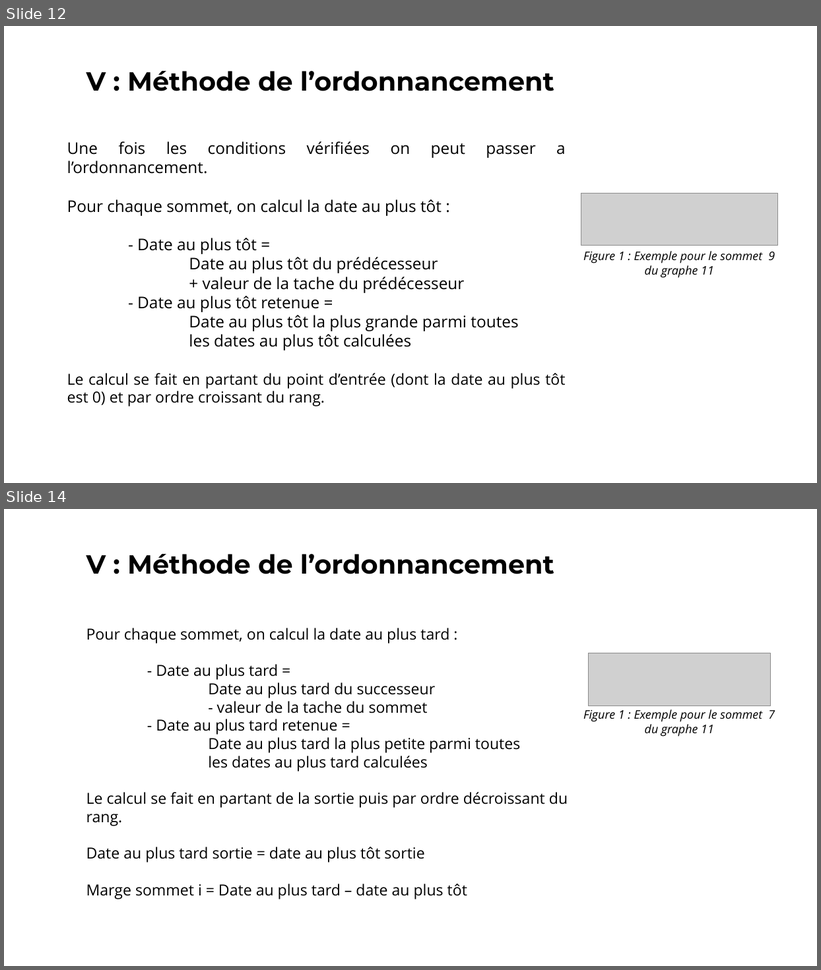
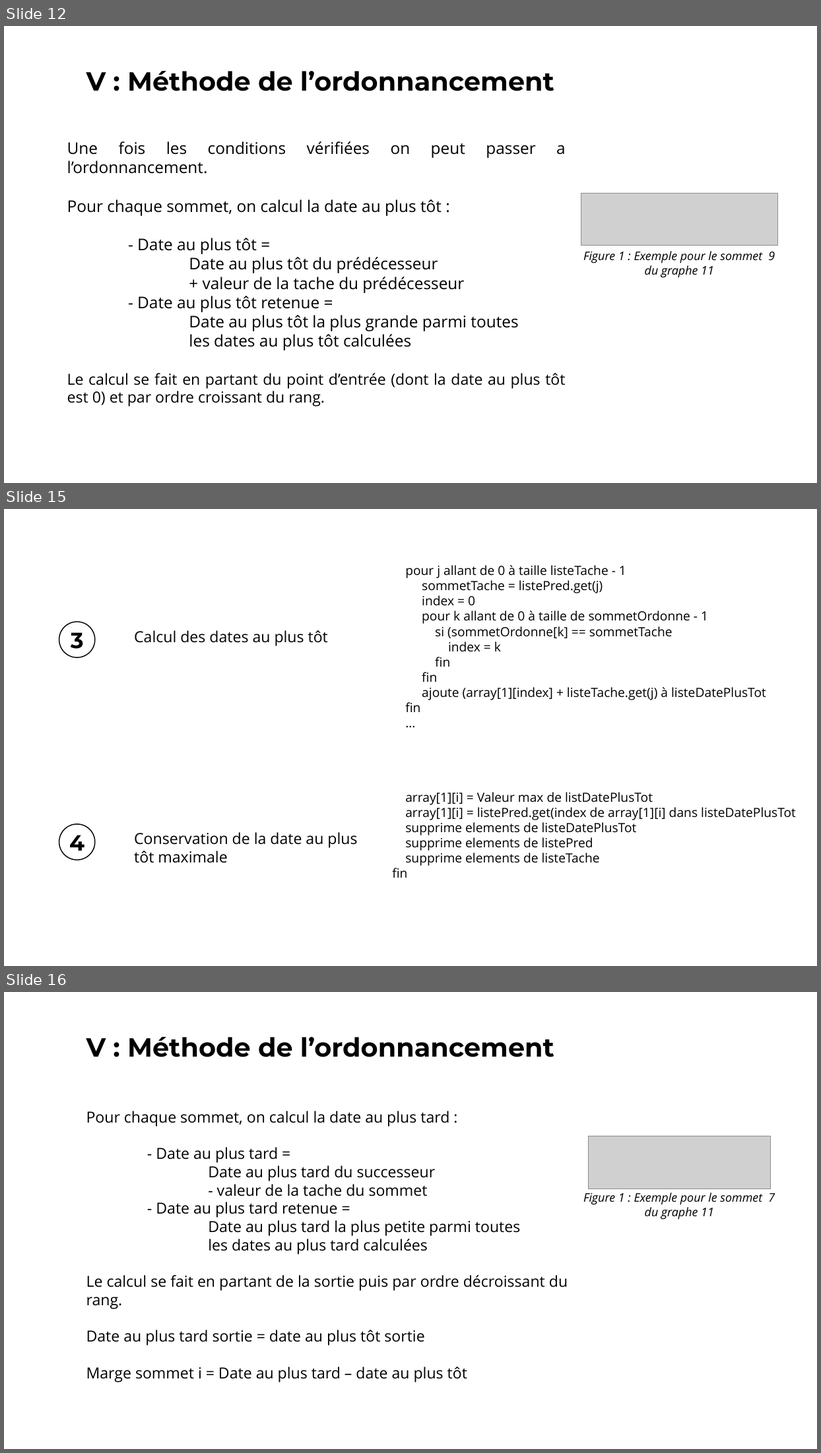
Before and after one commit to vincentdbs/ProjetTheorieDesGraphes, a slide deck: A4_Presentation.pptx. Shown one above the other, each under a label of ours: slides 12 and 14 before the commit, slides 12, 15 and 16 after it; the slides between them are not shown. The pictures are 821x970 and 821x1453 pixels, drawn with LibreOffice and Linux fonts; fonts in the diff are those of the drawing; grey boxes stand for pictures. Boxes give left, top, right and bottom in pixels: in the first picture for what was removed or moved away, otherwise in the second. Text is boxed around its words. In the diff, an @@ line names an element or a change of style, - is before the commit and + after.

Commit message:
ppt date + tot

```diff
--- a/A4_Presentation.pptx
+++ b/A4_Presentation.pptx
@@ slide 15 added at (x1=4, y1=509, x2=817, y2=966), background #FFFFFF @@
@@ text added at (x1=405, y1=565, x2=766, y2=712), 30 pt, text #000000 @@
+pour j allant de 0 à taille listeTache - 1
+sommetTache = listePred.get(j)
+index = 0
+pour k allant de 0 à taille de sommetOrdonne - 1
+si (sommetOrdonne[k] == sommetTache
+index = k
+fin
+fin
+ajoute (array[1][index] + listeTache.get(j) à listeDatePlusTot
+fin
+…
@@ ellipse added at (x1=59, y1=622, x2=95, y2=657), outline #000000 2.25 pt @@
@@ text added at (x1=71, y1=632, x2=84, y2=649), 52 pt, text #000000, bold @@
+3
@@ text added at (x1=134, y1=630, x2=328, y2=646), 36 pt, text #000000 @@
+Calcul des dates au plus tôt
@@ text added at (x1=392, y1=792, x2=796, y2=878), 30 pt, text #000000 @@
+array[1][i] = Valeur max de listDatePlusTot
+array[1][i] = listePred.get(index de array[1][i] dans listeDatePlusTot
+supprime elements de listeDatePlusTot
+supprime elements de listePred
+supprime elements de listeTache
+fin
@@ ellipse added at (x1=59, y1=824, x2=95, y2=860), outline #000000 2.25 pt @@
@@ text added at (x1=69, y1=835, x2=85, y2=851), 52 pt, text #000000, bold @@
+4
@@ text added at (x1=134, y1=832, x2=357, y2=863), 36 pt, text #000000 @@
+Conservation de la date au plus tôt maximale
@@ what was slide 14 is now slide 16 @@
```
Also in this commit, not shown: 3 slides changed, 1 other slide added.
